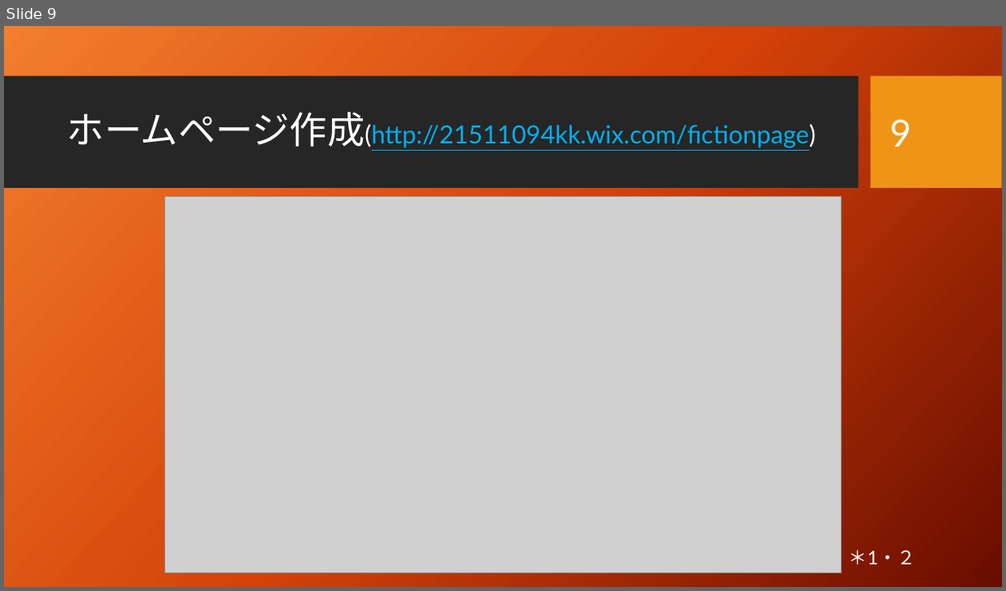
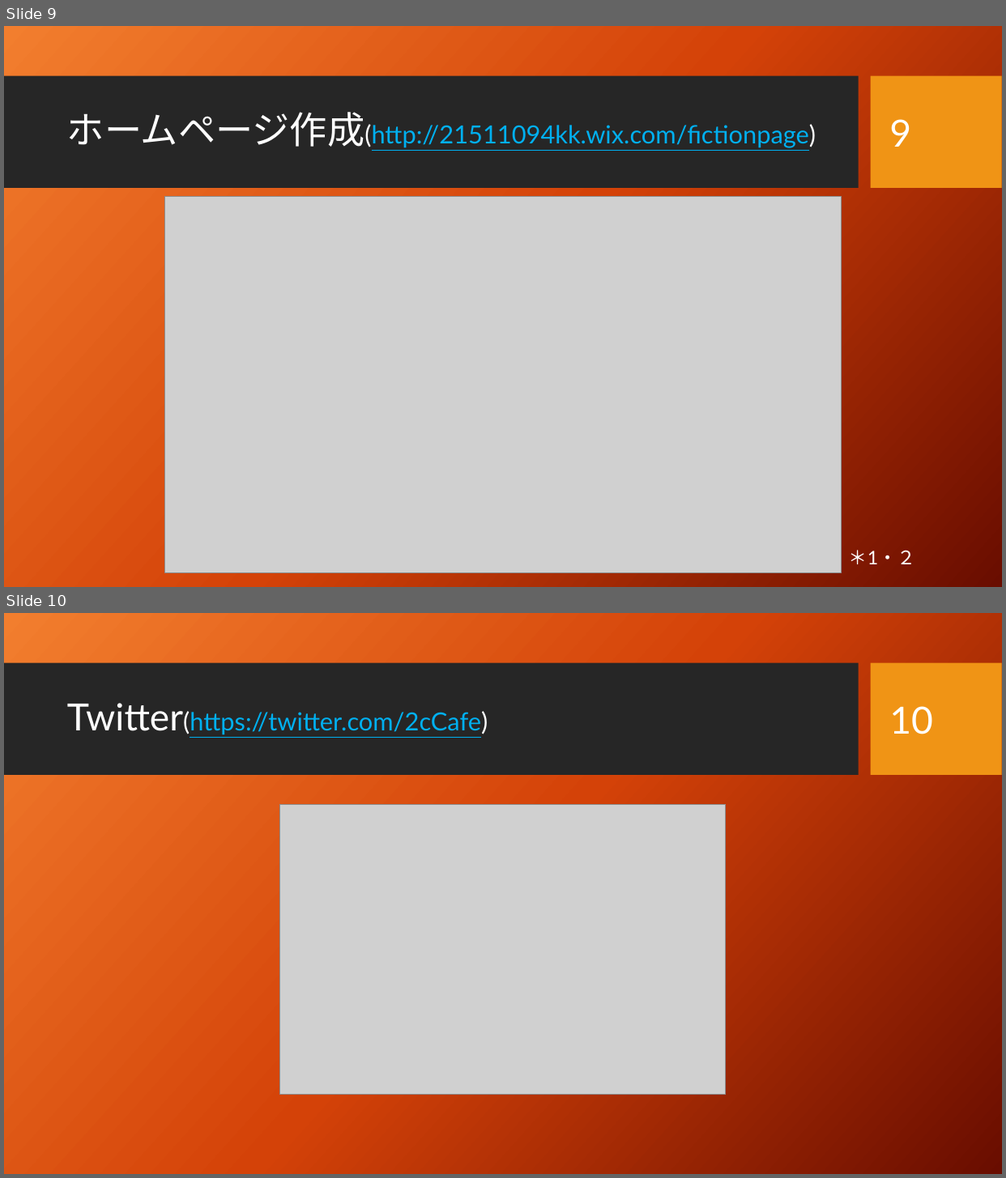
Before and after one commit to tamauniv-2015-it2/it2-class02-tanaka, a slide deck: cafe-IT5!/文化祭Cafe.pptx. Shown one above the other, each under a label of ours: slide 9 before the commit, slides 9 and 10 after it. The pictures are 1006x591 and 1006x1178 pixels, drawn with LibreOffice and Linux fonts; fonts in the diff are those of the drawing; grey boxes stand for pictures; background and template pictures are left out. Boxes give left, top, right and bottom in pixels: in the first picture for what was removed or moved away, otherwise in the second. Text is boxed around its words. In the diff, an @@ line names an element or a change of style, - is before the commit and + after.

Commit message:
パワポ更新(/・ω・)/

```diff
--- a/cafe-IT5!/文化祭Cafe.pptx
+++ b/cafe-IT5!/文化祭Cafe.pptx
@@ slide 10 added at box(4, 613, 1002, 1174), background picture (left out); not listed: 2 template elements that a slide beside it also shows @@
@@ title added at box(67, 703, 488, 735), 24 pt, text #00B0F0, underline @@
+Twitter(https://twitter.com/2cCafe)
@@ page number added at box(889, 706, 933, 735), 36 pt, text #FFFFFF @@
+10
@@ picture added at box(280, 805, 726, 1095) @@
```
Also in this commit, not shown: 1 other slide added.
